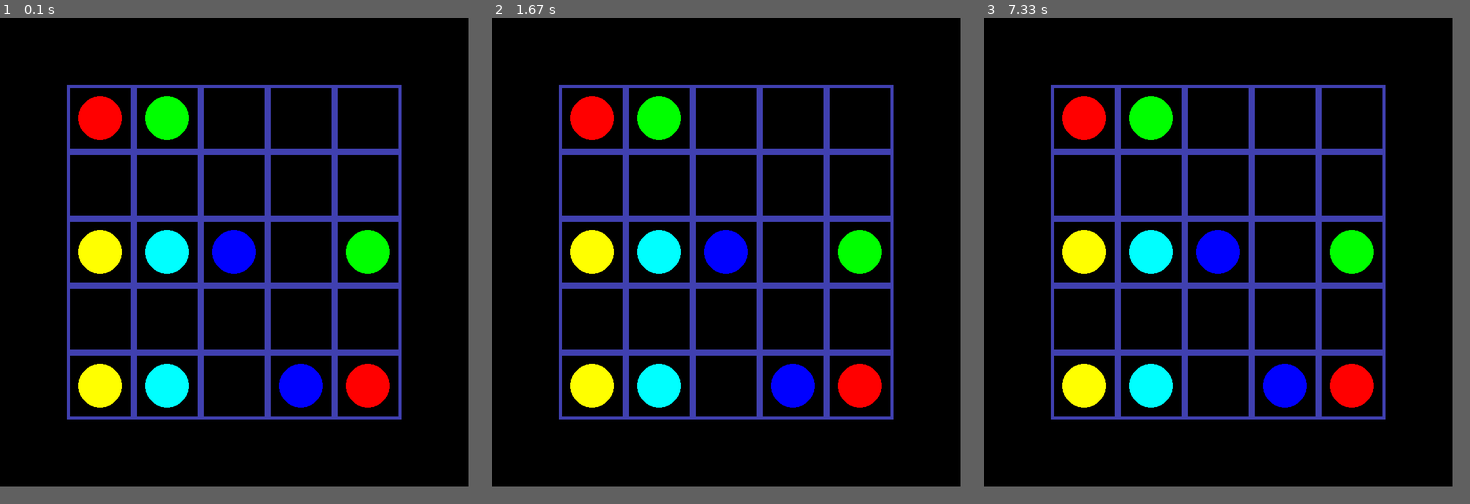
Above: before the commit, frames 1-3 (left to right).
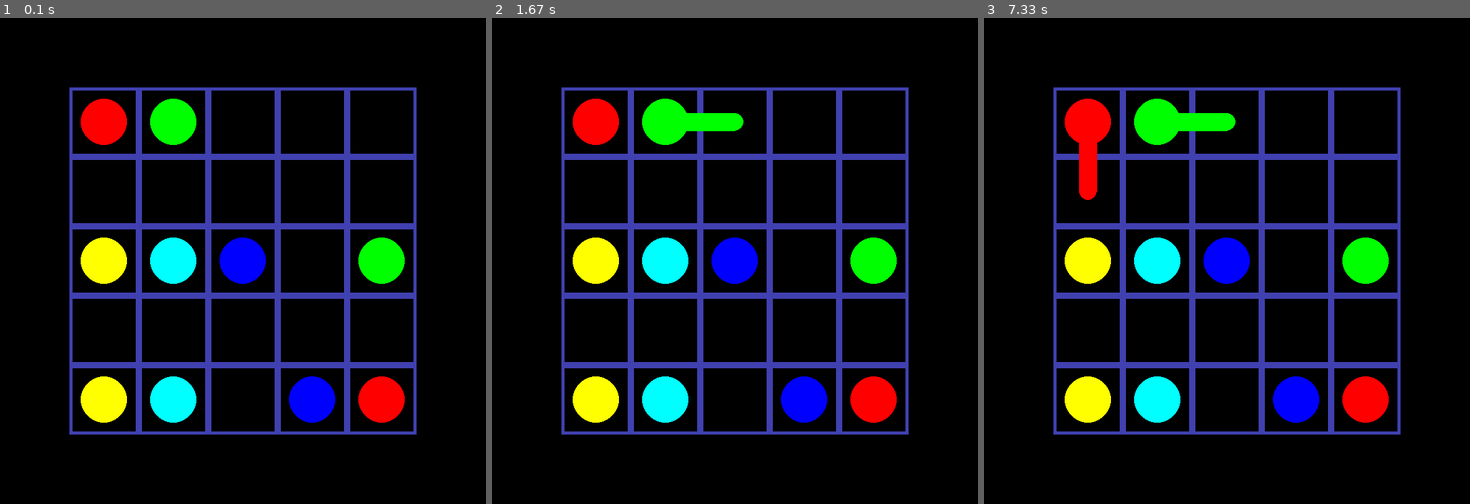
Above: after the commit, the same moments.

Repository: edvinalestig/flow-pygame
Game: pygame game, started from main.py
Two runs of this game, one before a commit and one after it. Both use one fixed random seed, a clock stepped at 60 frames per second and the inputs below.
Inputs (mouse positions are in pixels of both pictures, inside the frame that each line leads up to):
- Up to frame 1 (0.1 s): no input
- Up to frame 2 (1.67 s): click (594, 120) at 0.38 s; press the mouse at (666, 120) at 0.7 s; move the mouse to (769, 207) at 0.8 s; release the mouse at (875, 299) at 0.93 s; press the mouse at (666, 120) at 1.53 s; move the mouse to (764, 100) at 1.63 s
- Up to frame 3 (7.33 s): release the mouse at (1353, 76) at 1.77 s; press the mouse at (1086, 120) at 2.87 s; move the mouse to (1120, 110) at 2.97 s; release the mouse at (1149, 105) at 3.1 s; press the mouse at (1086, 120) at 7.2 s; move the mouse to (1120, 222) at 7.3 s
In our replay, the window is 749x749 before the commit and 777x777 after it. These sizes can differ from the game's own. Grey fills any space a smaller window leaves; there, only what the larger window draws over its background counts as a difference.

The runs differ from the first frame. In frame 1, 19% of the frame differs, in the area x 13-86%, y 13-86%; in frame 2, 20%; in frame 3, 20%.

Commit message:
Changed from old style level loading to new

Diff:
--- a/graphicsManager.py
+++ b/graphicsManager.py
@@ -3,50 +3,56 @@
 class GraphicsManager():
     def __init__(self, gameLogic):
         self.logic = gameLogic
+        self.level = gameLogic.level
 
 
-    def drawBoard(self, length, width, height):
-        totalHeight = length * height
-        totalWidth = length * width
+    def drawBoard(self, level):
+        length = level.length
+
+        totalHeight = length * level.height
+        totalWidth = length * level.width
 
         board = pygame.Rect(length, length, length+totalWidth, length+totalHeight)
         pygame.draw.rect(self.logic.screen, (0,0,0), board)
 
         borderColour = (64, 64, 176)
 
-        y = length
-        while y < totalHeight + length:
+        for rectangle in level.rectangles:
+            pygame.draw.rect(self.logic.screen, borderColour, rectangle, 5)
 
-            x = length
-            while x < totalWidth + length:
+        # y = length
+        # while y < totalHeight + length:
 
-                # Rect(left, top, width, height) -> Rect
-                rectangle = pygame.Rect(x, y, length, length)
-                pygame.draw.rect(self.logic.screen, borderColour, rectangle, 5)
-                self.logic.rectangles.append(rectangle)
+        #     x = length
+        #     while x < totalWidth + length:
 
-                centrePoint = (math.floor(x + length/2), math.floor(y + length/2))
-                self.logic.centrePoints.append(centrePoint)
+        #         # Rect(left, top, width, height) -> Rect
+        #         rectangle = pygame.Rect(x, y, length, length)
+        #         pygame.draw.rect(self.logic.screen, borderColour, rectangle, 5)
+        #         self.logic.rectangles.append(rectangle)
 
-                x += length
-            y += length
+        #         centrePoint = (math.floor(x + length/2), math.floor(y + length/2))
+        #         self.logic.centrePoints.append(centrePoint)
+
+        #         x += length
+        #     y += length
 
 
     def drawEndPoint(self, tile, colour):
-        centrePoint = self.logic.centrePoints[tile]
-        pygame.draw.circle(self.logic.screen, colour, centrePoint, math.floor(self.logic.sideLength/3))
+        centrePoint = self.level.centrePoints[tile]
+        pygame.draw.circle(self.logic.screen, colour, centrePoint, math.floor(self.level.length/3))
 
 
-    def removeTile(self, tile):
-        pygame.draw.rect(self.logic.screen, (0, 0, 0), self.logic.rectangles[tile])
-        pygame.draw.rect(self.logic.screen, (64, 64, 176), self.logic.rectangles[tile], 5)
+    def removeTile(self, tile): # Used?
+        pygame.draw.rect(self.logic.screen, (0, 0, 0), self.level.rectangles[tile])
+        pygame.draw.rect(self.logic.screen, (64, 64, 176), self.level.rectangles[tile], 5)
 
 
     def drawLine(self, tile1, tile2, colour):
-        tile1Centre = self.logic.centrePoints[tile1]
-        tile2Centre = self.logic.centrePoints[tile2]
+        tile1Centre = self.level.centrePoints[tile1]
+        tile2Centre = self.level.centrePoints[tile2]
 
-        width = math.floor(self.logic.sideLength/4 + 0.5)
+        width = math.floor(self.level.length/4 + 0.5)
 
         if width % 2 == 0:
             width += 1
--- a/levels.py
+++ b/levels.py
@@ -25,18 +25,20 @@
     Level2 = Level(points2, 9, 11)
 
 
-    levels = [level1, level2]
+    levels = [Level1, Level2]
     level = random.randint(0, len(levels)-1)
     return levels[level]
 
 
 class Level():
     def __init__(self, points, width, height):
-        length = self.getSideLength(width, height)
-        self.screenSize = length * (width+2), length * (height+2)
+        self.length = self.getSideLength(width, height)
+        self.screenSize = self.length * (width+2), self.length * (height+2)
+        self.width = width
+        self.height = height
 
         self.statics = self.createStatics(points)
-        self.rectangles, self.centrePoints = self.createTiles(length, width, height)
+        self.rectangles, self.centrePoints = self.createTiles(self.length, width, height)
 
 
     def getSideLength(self, width, height):
--- a/main.py
+++ b/main.py
@@ -11,58 +11,28 @@
 
         # if self.dev: print(config)
         # self.sideLength = config["sideLength"]
+
+        # Game data
+        self.level = levels.getLevel()
+        self.connections = []
 
         # Initialise classes
         pygame.init()
         self.mouseManager = mouseManager.MouseManager(self)
         self.graphicsManager = graphicsManager.GraphicsManager(self)
 
-        # Game data
-        self.centrePoints = []
-        self.rectangles = []
-        self.statics = []
-        self.connections = []
-
         # Load the level
-        self.level = levels.getLevel()
         self.loadLevel(self.level)
 
 
 
 
+
+
     def loadLevel(self, level):
-        self.height = self.level["height"]
-        self.width = self.level["width"]
-
-        screenHeight = math.floor(750 / (self.height+2))
-        screenWidth = math.floor(1920 / (self.width+2))
-        if self.dev: print(f"Height: {screenHeight}, Width: {screenWidth}")
-
-        if screenHeight > screenWidth:
-            self.sideLength = screenWidth
-        else:
-            self.sideLength = screenHeight
-
-        if self.dev: print(f"Side length: {self.sideLength}")
-
-        size = self.sideLength * (self.width+2), self.sideLength * (self.height+2)
-        if self.dev: print("Screen size:", size)
-
-        # fillHeight, fillWidth = self.sideLength * self.height, self.sideLength * self.width
-
         screen = pygame.display
         screen.set_caption("Flow")
-        self.screen = screen.set_mode(size)
-
-
-        # Create the end points (static tiles)
-        for value in self.level["points"]:
-            colour = value[0]
-            index1 = value[1]
-            index2 = value[2]
-            self.statics.append([index1, colour])
-            self.statics.append([index2, colour])
-
+        self.screen = screen.set_mode(level.screenSize)
 
         # Reload the board with the new level
         self.reloadBoard()
@@ -73,14 +43,14 @@
             self.reloadButton = pygame.draw.rect(self.screen, (255,255,255), rect)
 
             print("Level loaded")
-            print("Rectangles:", self.rectangles)
-            print("Statics:", self.statics)
-            print("Centre points:", self.centrePoints)
+            print("Rectangles:", self.level.rectangles)
+            print("Statics:", self.level.statics)
+            print("Centre points:", self.level.centrePoints)
             print("Connections:", self.connections)
 
 
     def removeTile(self, tile):
-        for array in self.statics:
+        for array in self.level.statics:
             if array[0] == tile:
                 return
 
@@ -109,20 +79,24 @@
     def reloadBoard(self):
         # When a new connection is added, reload the board to show new lines.
         # When a connection is removed it becomes easier to remove the line.
-        self.graphicsManager.drawBoard(self.sideLength, self.width, self.height)
-
-        for value in self.level["points"]:
-            colour = value[0]
-            tile1 = value[1]
-            tile2 = value[2]
-            self.graphicsManager.drawEndPoint(tile1, colour)
-            self.graphicsManager.drawEndPoint(tile2, colour)
+        self.graphicsManager.drawBoard(self.level) # <----------------
+
+        # for value in self.level["points"]:
+        #     colour = value[0]
+        #     tile1 = value[1]
+        #     tile2 = value[2]
+        #     self.graphicsManager.drawEndPoint(tile1, colour)
+        #     self.graphicsManager.drawEndPoint(tile2, colour)
+
+        for static in self.level.statics:
+            tile, colour = static
+            self.graphicsManager.drawEndPoint(tile, colour)
 
         for array in self.connections:
             self.graphicsManager.drawLine(array[0], array[1], array[2])
 
         self.smoothenTurns()
-        if winChecker.checkWin(self.statics, self.height, self.width, self.findConnections):
+        if winChecker.checkWin(self.level.statics, self.level.rectangles, self.findConnections):
             self.graphicsManager.drawWinScreen()
 
 
@@ -138,7 +112,7 @@
         else:
             falseConnection = False
 
-            for static in self.statics:
+            for static in self.level.statics:
                 # if self.dev: print(static[0])
 
                 if static[0] == tile1:
@@ -167,8 +141,8 @@
 
     def smoothenTurns(self):
         for connection in self.connections:
-            centrePoint1 = self.centrePoints[connection[0]]
-            centrePoint2 = self.centrePoints[connection[1]]
+            centrePoint1 = self.level.centrePoints[connection[0]]
+            centrePoint2 = self.level.centrePoints[connection[1]]
             self.graphicsManager.drawSmoothTurn(centrePoint1, connection[2])
             self.graphicsManager.drawSmoothTurn(centrePoint2, connection[2])
         # Not very efficient but it works.
@@ -184,15 +158,16 @@
         if self.dev:
             if self.reloadButton.collidepoint(pos):
                 print("\nReloading game\n")
+                # pygame.quit()
                 self.__init__(True)
                 return
 
 
-        for i, value in enumerate(self.rectangles):
+        for i, value in enumerate(self.level.rectangles):
             if value.collidepoint(pos):
                 self.lastSelectedTile = i
 
-                for array in self.statics:
+                for array in self.level.statics:
                     if array[0] == i:
                         self.mouseManager.mousePressed = True
                         if self.dev: print("Mouse pressed on a static tile")
@@ -221,7 +196,7 @@
     def mouseMoved(self):
         pos = pygame.mouse.get_pos()
 
-        for i, rect in enumerate(self.rectangles):
+        for i, rect in enumerate(self.level.rectangles):
             if rect.collidepoint(pos):
                 if i != self.lastSelectedTile:
 
@@ -231,9 +206,9 @@
                         neighbourTile = True
                     elif i == self.lastSelectedTile - 1:
                         neighbourTile = True
-                    elif i == self.lastSelectedTile + self.width:
-                        neighbourTile = True
-                    elif i == self.lastSelectedTile - self.width:
+                    elif i == self.lastSelectedTile + self.level.width:
+                        neighbourTile = True
+                    elif i == self.lastSelectedTile - self.level.width:
                         neighbourTile = True
 
                     if neighbourTile:
--- a/winChecker.py
+++ b/winChecker.py
@@ -1,5 +1,5 @@
-def checkWin(statics, height, width, findConnections):
-    size = height * width
+def checkWin(statics, rectangles, findConnections):
+    size = len(rectangles)
     for i in range(size):
         staticTile = False
         for static in statics:
